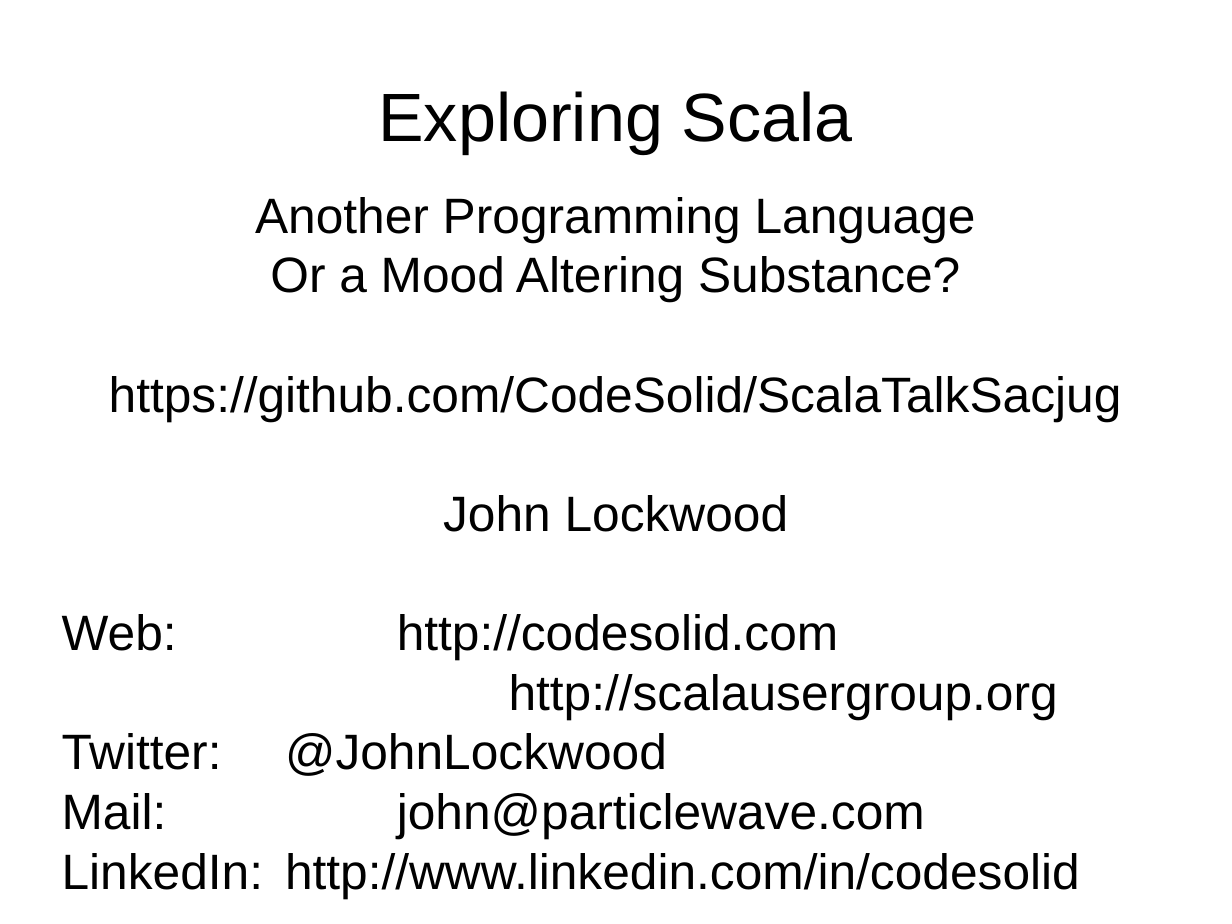
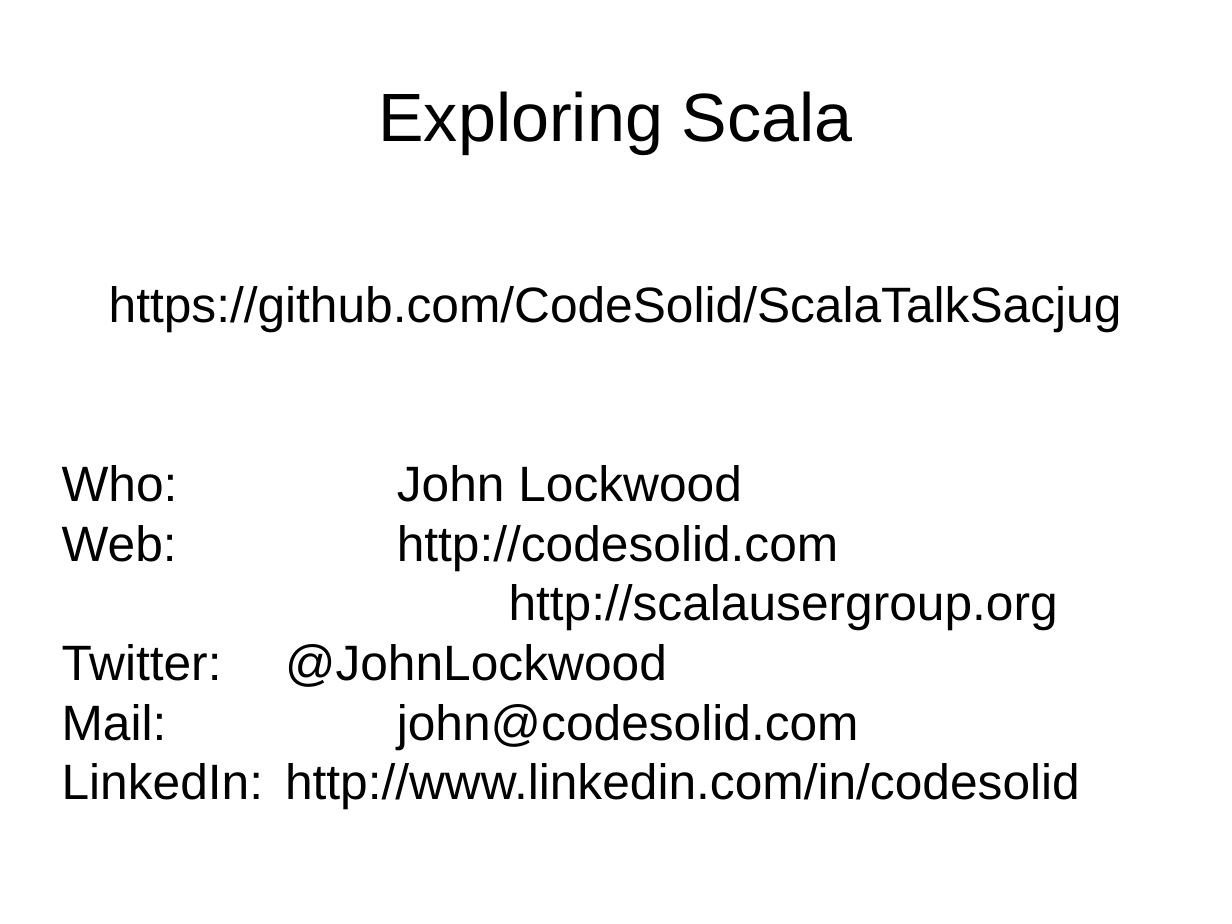
Before and after one commit to JohnLockwood/ScalaTalkSacjug, a slide deck: slide 1 of ScalaDecember2014.odp. Drawn at 1232x924 pixels with LibreOffice and Linux fonts; fonts in the diff are those of the drawing. Boxes give left, top, right and bottom in pixels: in the first picture for what was removed or moved away, otherwise in the second. Text is boxed around its words. In the diff, an @@ line names an element or a change of style, - is before the commit and + after.

```diff
--- a/ScalaDecember2014.odp
+++ b/ScalaDecember2014.odp
@@ subtitle at [255,197,976,302]: paragraphs removed @@
-Another Programming Language
-Or a Mood Altering Substance?
@@ subtitle "https://github.com/CodeSolid/ScalaTalkSacjug": place and size @@
-subtitle "https://github.com/CodeSolid/ScalaTalkSacjug" at [62,197,1122,898]
+subtitle "https://github.com/CodeSolid/ScalaTalkSacjug" at [62,286,1122,809]
@@ subtitle at [62,465,742,502]: text changed @@
-John Lockwood
+Who: John Lockwood
@@ subtitle at [62,644,1080,809]: text changed @@
-Twitter: @JohnLockwood
-Mail: john@particlewave.com
-LinkedIn: http://www.linkedin.com/in/codesolid
+Twitter: @JohnLockwood
+Mail: john@codesolid.com
+LinkedIn: http://www.linkedin.com/in/codesolid
```
Also in this commit, not shown: 5 other slides changed, 4 slides added, 3 slides removed, 7 other files.
